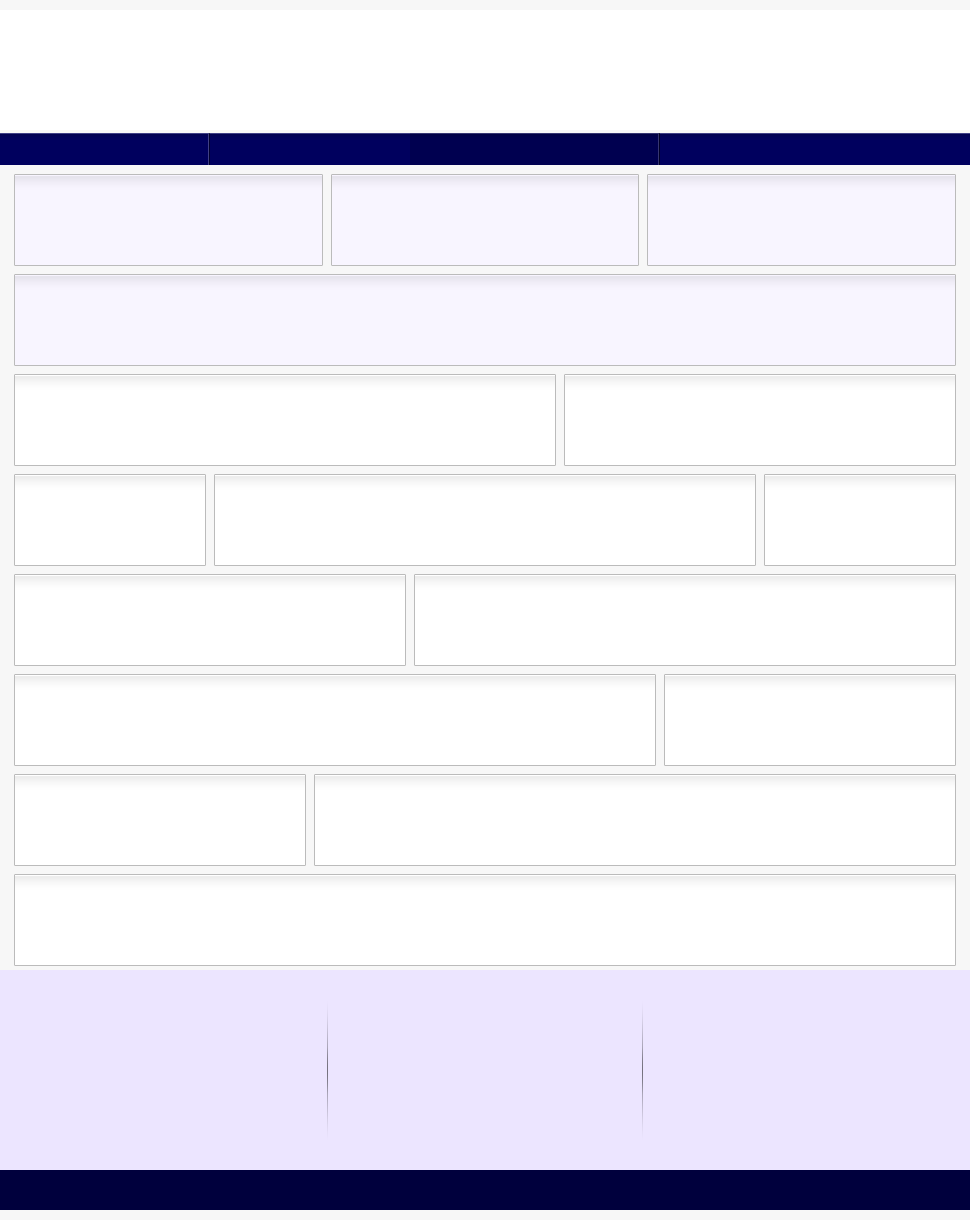
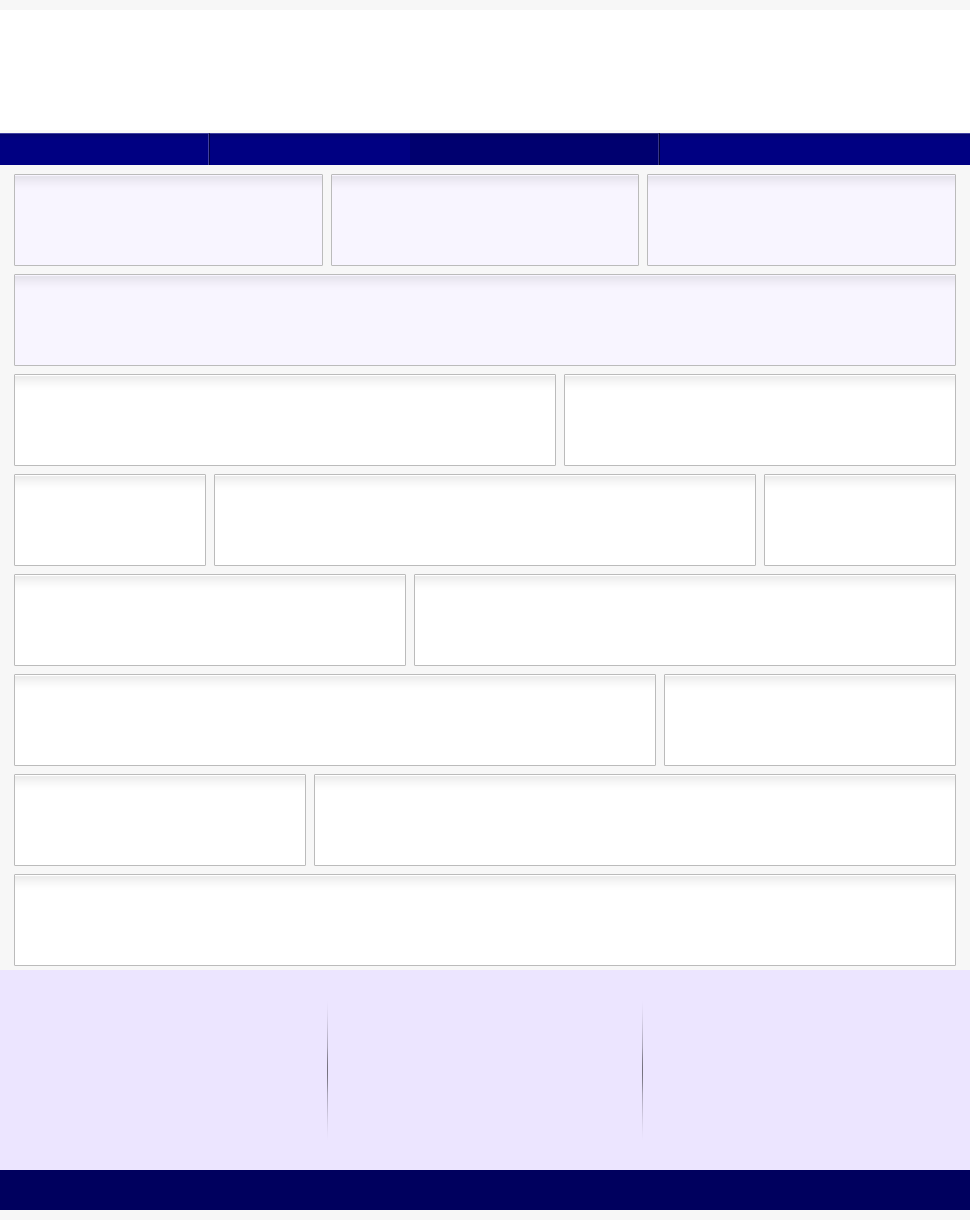
Revision of a layered 970 × 1220 image; what changed, layer by layer:
painted on "navbar" over box(0, 133, 970, 165)
painted on "footer" over box(0, 1170, 970, 1210)
